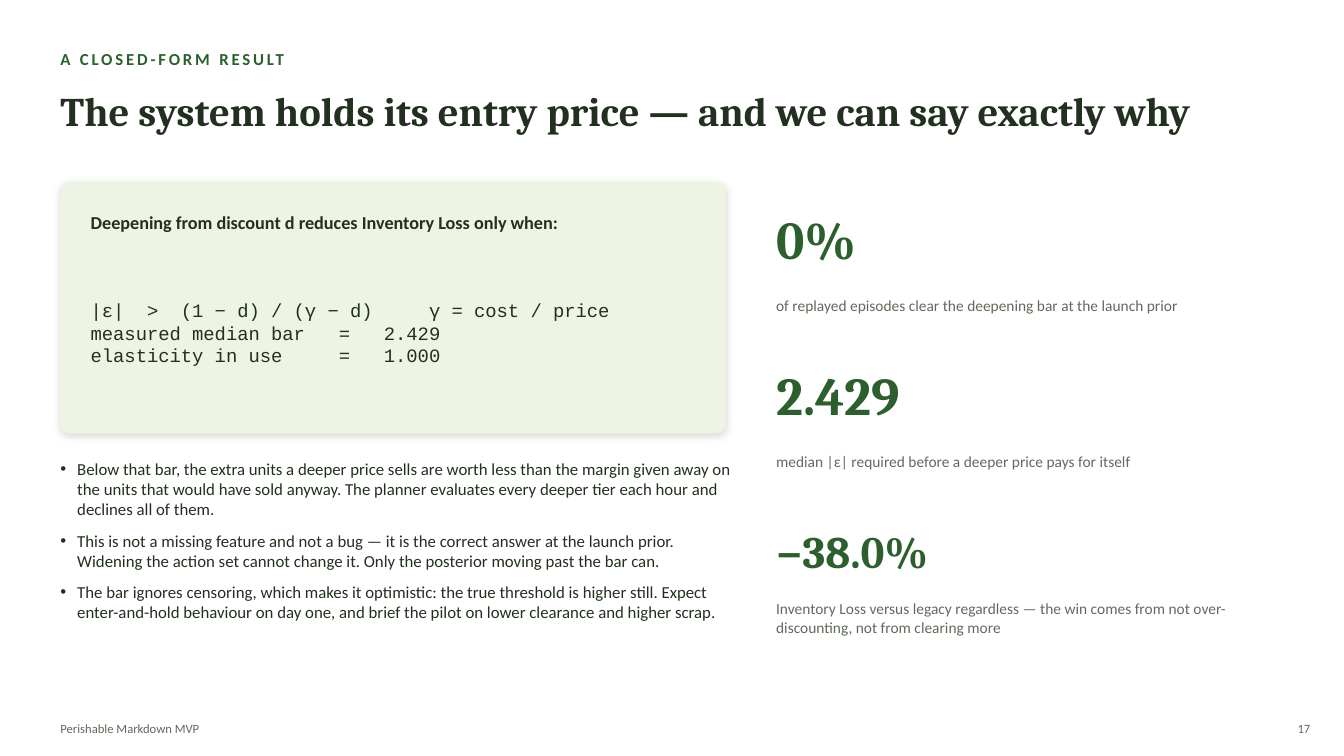
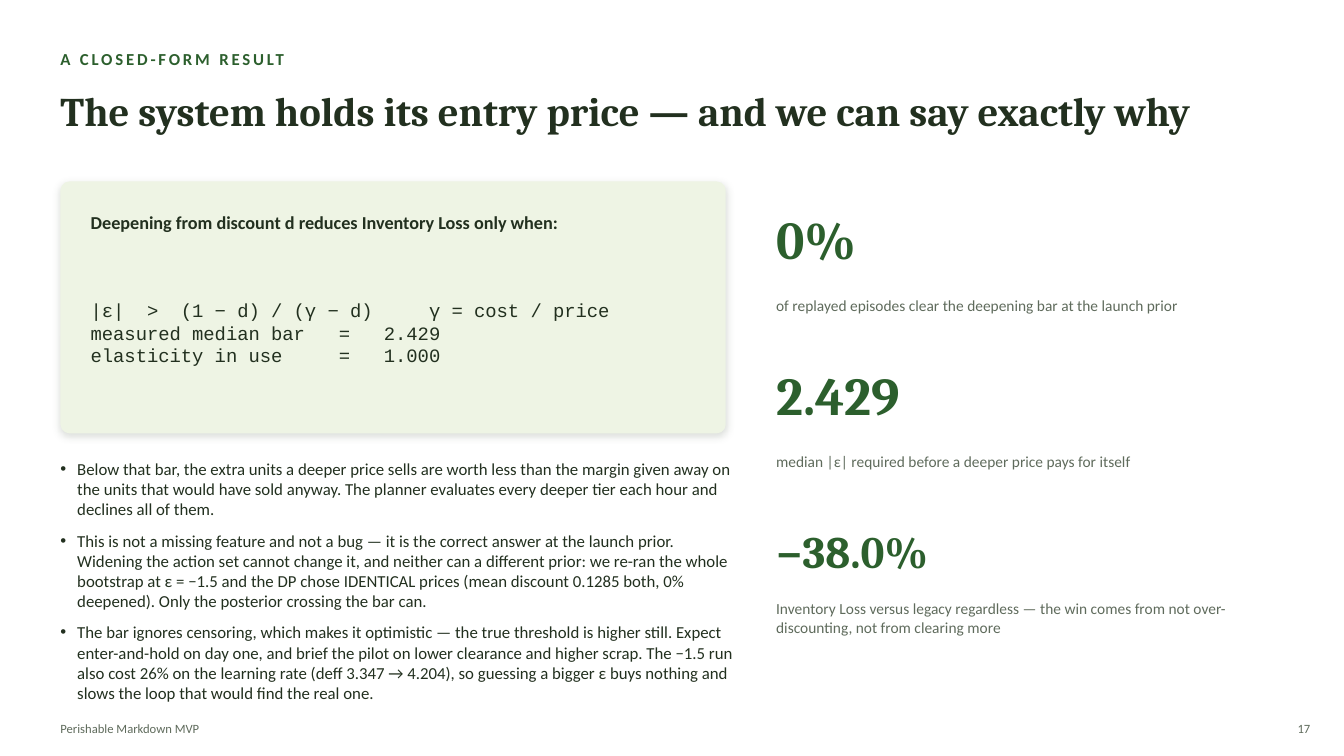
Before and after one commit to Kamalyunus/fresh-markdown, a slide deck: slide 17 of docs/perishable_markdown_tech_deck.pptx. Drawn at 1344x756 pixels with LibreOffice and Linux fonts; fonts in the diff are those of the drawing. Boxes give left, top, right and bottom in pixels: in the first picture for what was removed or moved away, otherwise in the second. Text is boxed around its words. In the diff, an @@ line names an element or a change of style, - is before the commit and + after.

```diff
--- a/docs/perishable_markdown_tech_deck.pptx
+++ b/docs/perishable_markdown_tech_deck.pptx
@@ text at [77, 535, 732, 702]: text changed @@
-• This is not a missing feature and not a bug — it is the correct answer at the launch prior. Widening the action set cannot change it. Only the posterior moving past the bar can.
-• The bar ignores censoring, which makes it optimistic: the true threshold is higher still. Expect enter-and-hold behaviour on day one, and brief the pilot on lower clearance and higher scrap.
+• This is not a missing feature and not a bug — it is the correct answer at the launch prior. Widening the action set cannot change it, and neither can a different prior: we re-ran the whole bootstrap at ε = −1.5 and the DP chose IDENTICAL prices (mean discount 0.1285 both, 0% deepened). Only the posterior crossing the bar can.
+• The bar ignores censoring, which makes it optimistic — the true threshold is higher still. Expect enter-and-hold on day one, and brief the pilot on lower clearance and higher scrap. The −1.5 run also cost 26% on the learning rate (deff 3.347 → 4.204), so guessing a bigger ε buys nothing and slows the loop that would find the real one.
```
Also in this commit, not shown: 2 other files.
